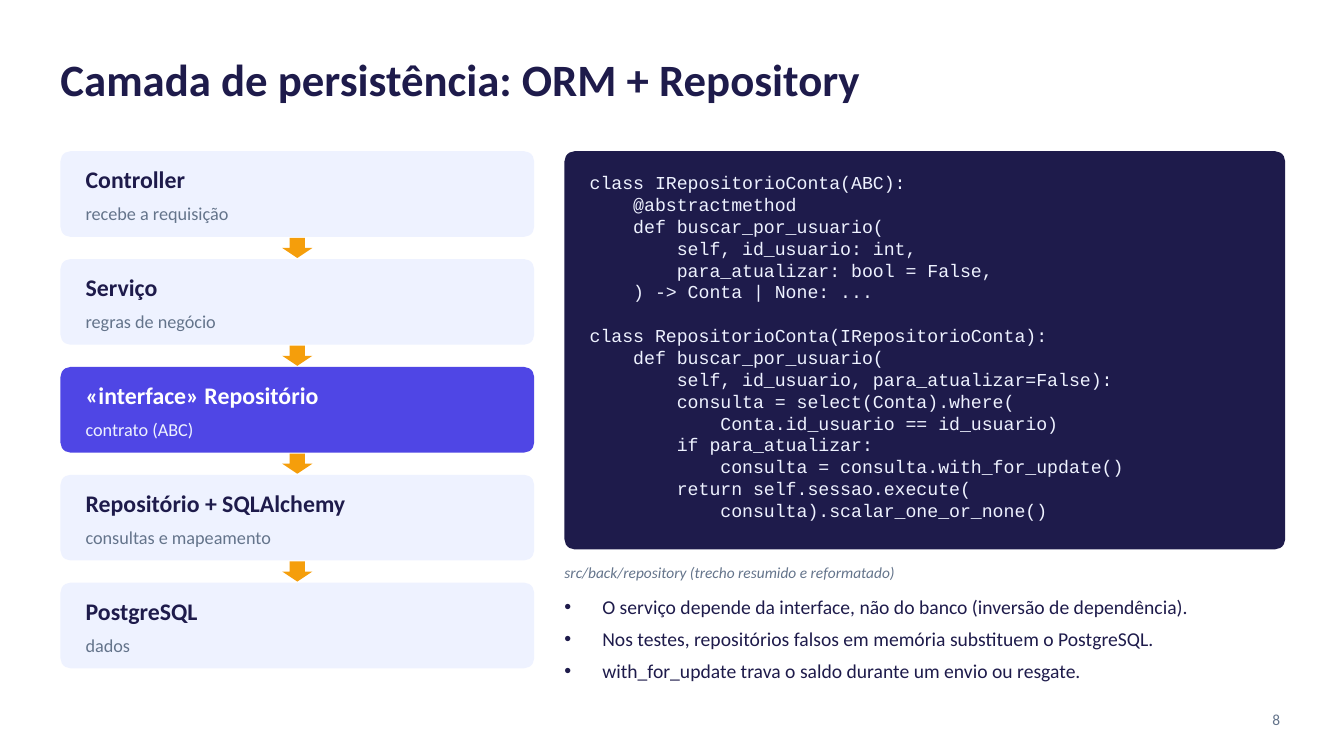
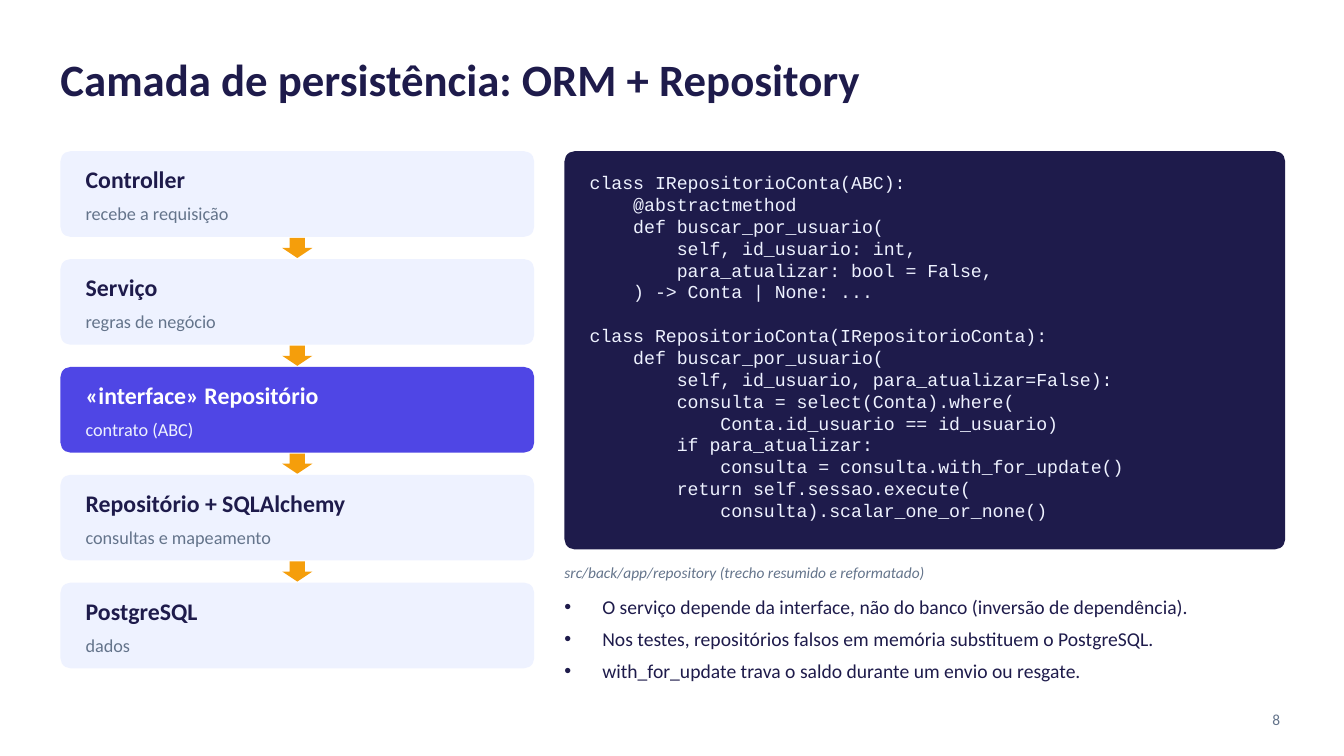
Before and after one commit to lucaslmchaves/sistema-moeda-estudantil, a slide deck: slide 8 of docs/apresentacao/Lab03S03-Apresentacao.pptx. Drawn at 1344x756 pixels with LibreOffice and Linux fonts; fonts in the diff are those of the drawing. Boxes give left, top, right and bottom in pixels: in the first picture for what was removed or moved away, otherwise in the second. Text is boxed around its words. In the diff, an @@ line names an element or a change of style, - is before the commit and + after.

```diff
--- a/docs/apresentacao/Lab03S03-Apresentacao.pptx
+++ b/docs/apresentacao/Lab03S03-Apresentacao.pptx
@@ text at (564, 567, 924, 581): text changed @@
-src/back/repository (trecho resumido e reformatado)
+src/back/app/repository (trecho resumido e reformatado)
```
Also in this commit, not shown: 6 other slides changed, 2 other files.
